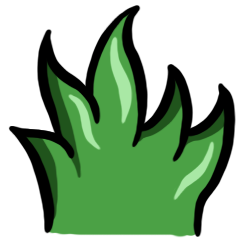
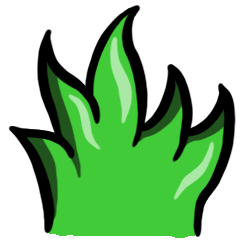
Layers edited between the first and the second 246 x 246 image:
painted on "Ebene 6" over (42, 8, 224, 238)
